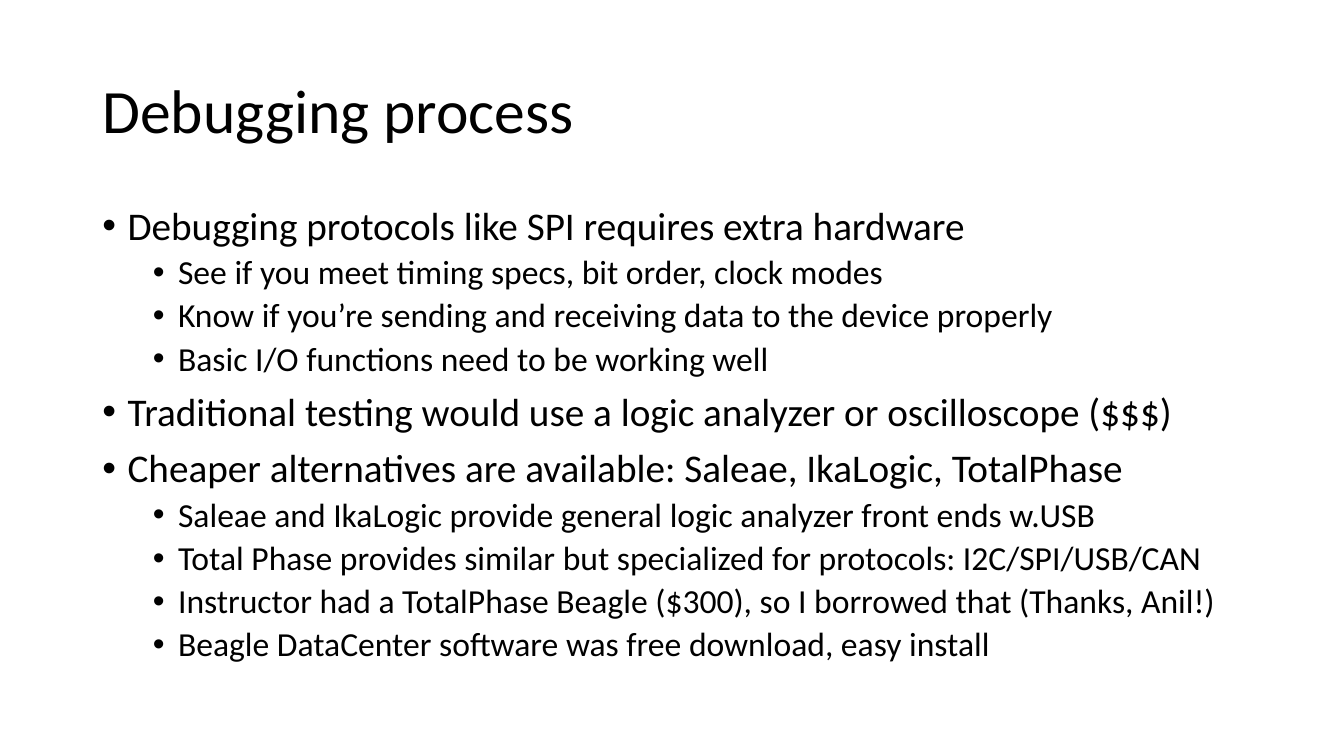
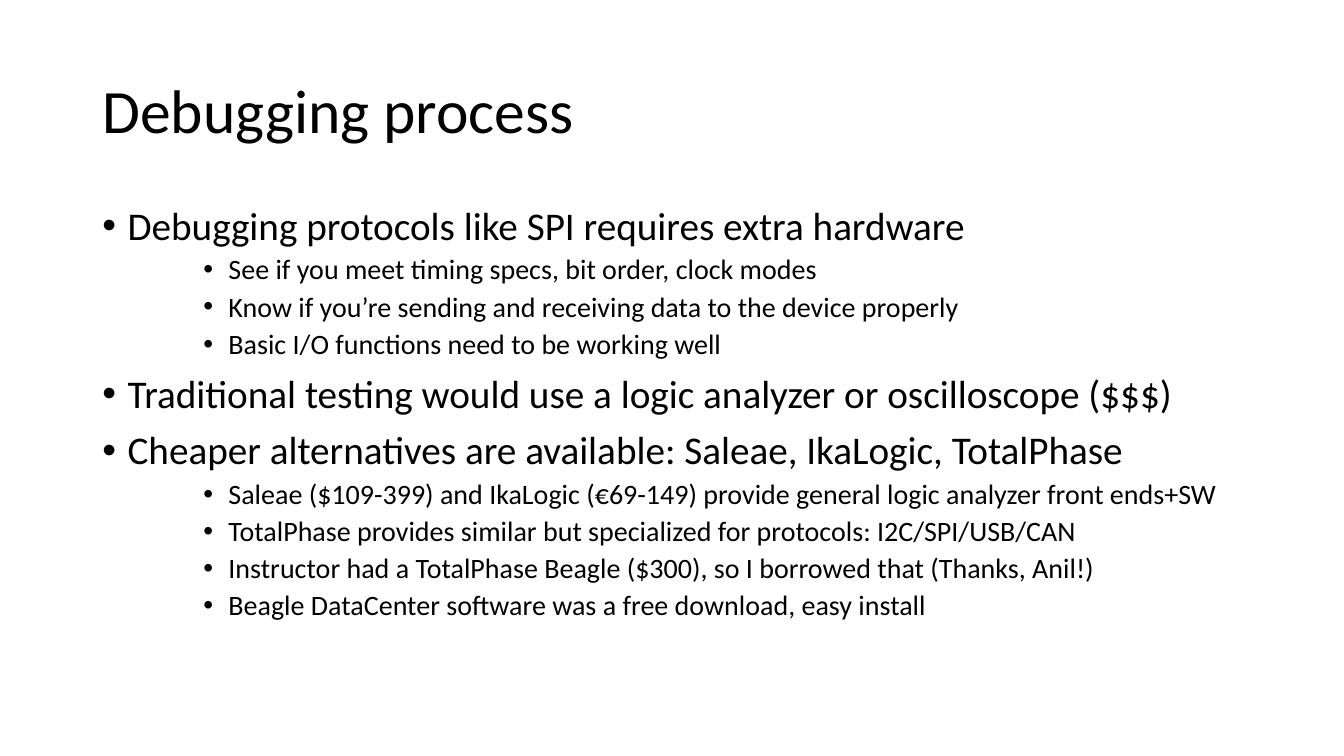
Before and after one commit to EmbeddedSystemClass/FinalProject5381, a slide deck: slide 21 of Final Project 5381.pptx (slide 19 before the commit). Drawn at 1344x756 pixels with LibreOffice and Linux fonts; fonts in the diff are those of the drawing. Boxes give left, top, right and bottom in pixels: in the first picture for what was removed or moved away, otherwise in the second. Text is boxed around its words. In the diff, an @@ line names an element or a change of style, - is before the commit and + after.

```diff
--- a/Final Project 5381.pptx
+++ b/Final Project 5381.pptx
@@ text at (228,259,1093,583): size 24 to 20 pt in "See if you meet timing specs, bit ...", "Know if you’re sending and receiving data ...", "Basic I/O functions need to be working ...", "Instructor had a TotalPhase Beagle ($300), so ..."; list level 2 to 3 in "See if you meet timing ..."; list level 2 to 3 in "Know if you’re sending and ..."; list level 2 to 3 in "Basic I/O functions need to ..."; list level 2 to 3 in "Instructor had a TotalPhase Beagle ..." @@
@@ text at (228,483,1216,546): text changed; size 24 to 20 pt @@
-  • Saleae and IkaLogic provide general logic analyzer front ends w.USB
-  • Total Phase provides similar but specialized for protocols: I2C/SPI/USB/CAN
+    • Saleae ($109-399) and IkaLogic (€69-149) provide general logic analyzer front ends+SW
+    • TotalPhase provides similar but specialized for protocols: I2C/SPI/USB/CAN
@@ text at (228,595,925,620): text changed; size 24 to 20 pt @@
-  • Beagle DataCenter software was free download, easy install
+    • Beagle DataCenter software was a free download, easy install
```
Also in this commit, not shown: 5 other slides changed, 6 slides added, 1 slide removed, 2 other files.
